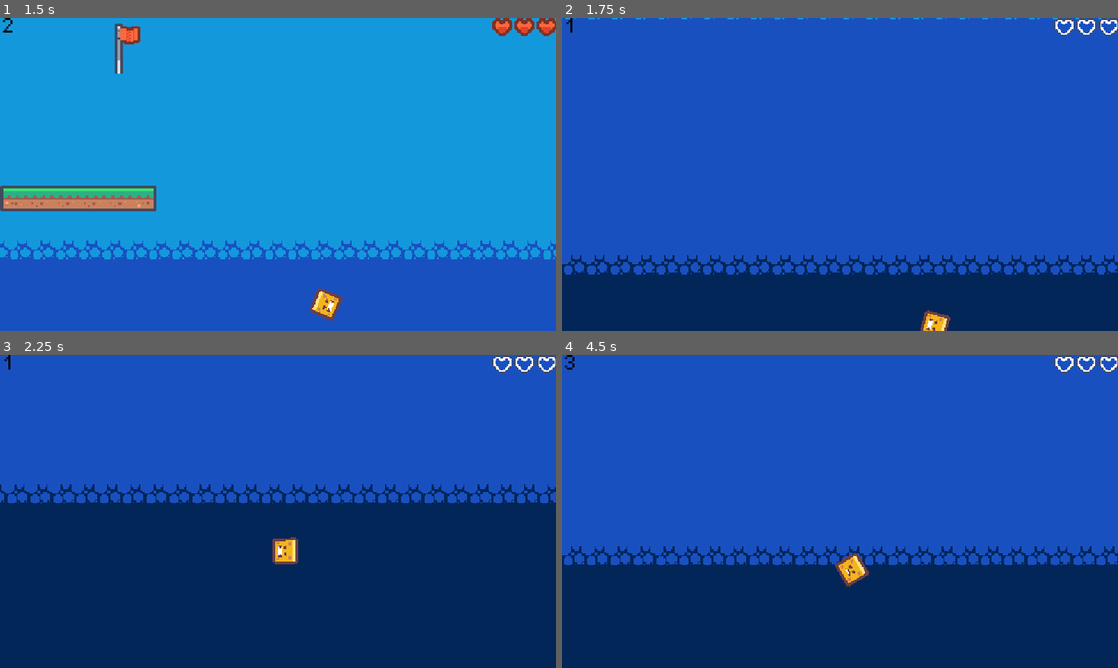
Above: before the commit, frames 1-4 (two rows, left to right).
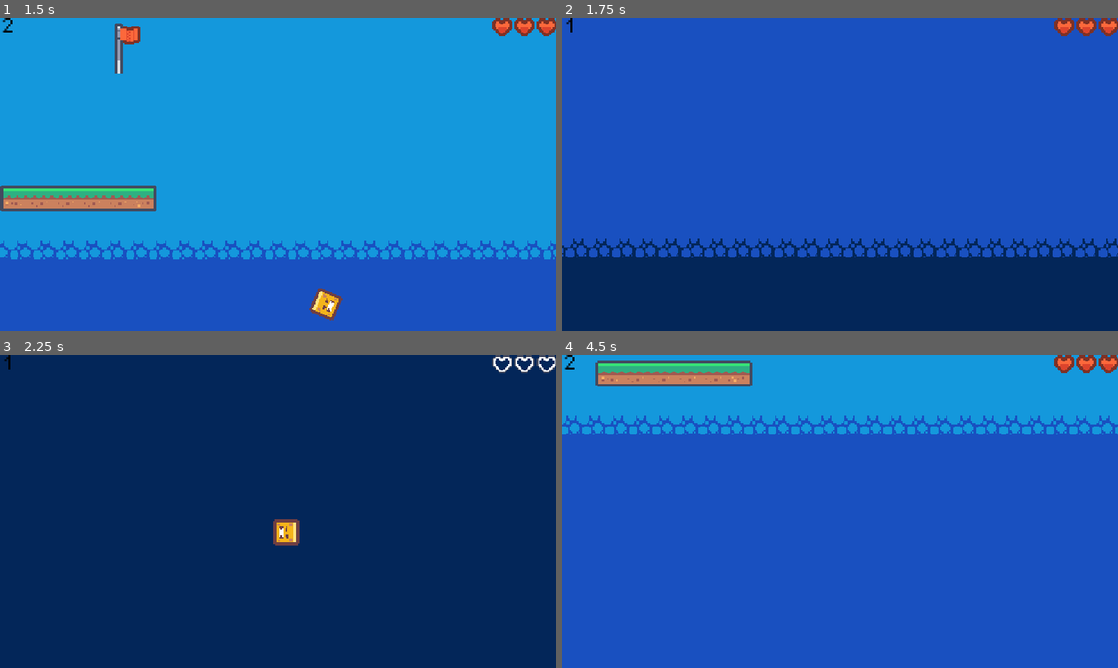
Above: after the commit, the same moments.

Repository: AadiCJ/dashGame
Game: Godot game, scene res://levels/level_4.tscn
Two runs of this game, one before a commit and one after it. Both use one fixed random seed, a clock stepped at 60 frames per second and the inputs below. This scene is started directly instead of the project's main scene.
Inputs:
- Up to frame 1 (1.5 s): hold Space (jump) 0.53-1.28 s; hold D (move_right) from 0.53 s (still down); tap Shift (dash) at 0.6 s; tap Space (jump) at 1.35 s
- Up to frame 2 (1.75 s): keep holding D (move_right); tap Space (jump) at 1.52 s; tap Shift (dash) at 1.55 s
- Up to frame 3 (2.25 s): tap Space (jump) at 1.82 s; release D (move_right) at 2.03 s; hold Left (move_left) from 2.03 s (still down); hold Space (jump) from 2.03 s (still down); tap Shift (dash) at 2.1 s
- Up to frame 4 (4.5 s): release Left (move_left) at 2.78 s; release Space (jump) at 2.78 s; hold D (move_right) 2.78-4.28 s; tap Shift (dash) at 2.85, 4.35 s; tap Space (jump) at 3.02, 3.32 s; hold Space (jump) 3.53-4.28 s; hold Left (move_left) from 4.28 s (still down)

Frame 1 is identical in both runs. In frame 2, 6.3% of the frame differs, in the area x 0-100%, y 0-100%; in frame 3, 46%; in frame 4, 58%.

Commit message:
Added android support
Supports android now, properly.
Added a few more sprites to make sure the hud lines up nicely.
Made some changes to said HUD.
Player code was minorly changed to make double jumping easier on mobile

Diff:
--- a/levels/level_4.tscn
+++ b/levels/level_4.tscn
@@ -72,4 +72,4 @@
 tile_set = ExtResource("4_dmnu2")
 
 [node name="WorldBoundary" parent="Basics" instance=ExtResource("5_sc6c1")]
-position = Vector2(24, 71)
+position = Vector2(63, 207)
--- a/project.godot
+++ b/project.godot
@@ -53,8 +53,7 @@
 }
 dash={
 "deadzone": 0.2,
-"events": [Object(InputEventMouseButton,"resource_local_to_scene":false,"resource_name":"","device":-1,"window_id":0,"alt_pressed":false,"shift_pressed":false,"ctrl_pressed":false,"meta_pressed":false,"button_mask":0,"position":Vector2(0, 0),"global_position":Vector2(0, 0),"factor":1.0,"button_index":1,"canceled":false,"pressed":false,"double_click":false,"script":null)
-, Object(InputEventKey,"resource_local_to_scene":false,"resource_name":"","device":-1,"window_id":0,"alt_pressed":false,"shift_pressed":false,"ctrl_pressed":false,"meta_pressed":false,"pressed":false,"keycode":0,"physical_keycode":4194325,"key_label":0,"unicode":0,"location":0,"echo":false,"script":null)
+"events": [Object(InputEventKey,"resource_local_to_scene":false,"resource_name":"","device":-1,"window_id":0,"alt_pressed":false,"shift_pressed":false,"ctrl_pressed":false,"meta_pressed":false,"pressed":false,"keycode":0,"physical_keycode":4194325,"key_label":0,"unicode":0,"location":0,"echo":false,"script":null)
 ]
 }
 move_down={
@@ -62,6 +61,10 @@
 "events": [Object(InputEventKey,"resource_local_to_scene":false,"resource_name":"","device":-1,"window_id":0,"alt_press …(192 unchanged characters)…
 , Object(InputEventKey,"resource_local_to_scene":false,"resource_name":"","device":-1,"window_id":0,"alt_pressed":false …(186 unchanged characters)…
 ]
+}
+jumpMobile={
+"deadzone": 0.2,
+"events": []
 }
 
 [layer_names]
@@ -74,6 +77,4 @@
 [rendering]
 
 textures/canvas_textures/default_texture_filter=0
-renderer/rendering_method="gl_compatibility"
-renderer/rendering_method.mobile="gl_compatibility"
 textures/vram_compression/import_etc2_astc=true
--- a/scenes/player.tscn
+++ b/scenes/player.tscn
@@ -100,6 +100,10 @@
 collision_mask = 8
 hit_from_inside = true
 
+[node name="JumpTimer" type="Timer" parent="."]
+wait_time = 0.75
+one_shot = true
+
 [connection signal="timeout" from="DashTimer" to="." method="_on_dash_timer_timeout"]
 [connection signal="timeout" from="DeathTimer" to="." method="_on_death_timer_timeout"]
 [connection signal="timeout" from="JumpBufferTimer" to="." method="_on_jump_buffer_timer_timeout"]
--- a/scripts/player.gd
+++ b/scripts/player.gd
@@ -22,6 +22,7 @@
 var jumpVelocity: float
 var fallGravity: float
 var doubleJumpVelocity: float
+var isMobile = false
 
 
 var actualSpeed := speed
@@ -66,6 +67,7 @@
 
 func _ready() -> void:
 	calcMovement()
+	isMobile = true if OS.has_feature("mobile") else false
 	SignalBus.dashPickedUp.connect(_on_dash_picked_up)
 	SignalBus.died.connect(_on_died)
 	SignalBus.dashStarted.connect(_on_started_dash)
@@ -146,17 +148,22 @@
 
 
 		# Handle jump.
-		if Input.is_action_just_pressed("jump"):
+		if Input.is_action_just_pressed("jump") and not isMobile:
 			if canJump or is_on_wall():
 				jump(false)
 			elif not is_on_floor():
 				jumpBuffer = true
 				$JumpBufferTimer.start()
 
+		if Input.is_action_just_pressed("jumpMobile") and isMobile:
+			if canJump or is_on_wall():
+				jump(false)
+				$JumpTimer.start()
+			elif not is_on_floor():
+				jumpBuffer = true
 
 		#TODO: make dashes work on double pressed of inputs
 		if Input.is_action_just_pressed("dash"):
-			print_debug("tried dash")
 			dash(direction)
 
 
@@ -167,7 +174,11 @@
 				health -= 1
 
 	elif mStyle == movementStyles.CLIMB:
-		direction = Input.get_axis("jump", "move_down")
+		if isMobile:
+			direction = Input.get_axis("jumpMobile", "move_down")
+		else:
+			direction = Input.get_axis("jump", "move_down")
+
 		#climbing movement
 		if direction:
 			velocity.y = direction * speed
@@ -198,9 +209,12 @@
 	$JumpAudio.play()
 
 func canDoubleJump():
-	return Input.is_action_pressed("jump") and Input.is_action_just_pressed("dash") and not doubleJumped and dashes > 0 and not hasDied
-
-
+	var jumpPressed = false
+	if not isMobile:
+		jumpPressed = Input.is_action_pressed("jump")
+	else:
+		jumpPressed = Input.is_action_pressed("jumpMobile") or not $JumpTimer.is_stopped()
+	return jumpPressed and Input.is_action_just_pressed("dash") and not doubleJumped and dashes > 0 and not hasDied
 
 func _on_dash_timer_timeout() -> void:
 	actualSpeed = speed
--- a/ui/hud.tscn
+++ b/ui/hud.tscn
@@ -13,11 +13,15 @@
 
 [sub_resource type="AtlasTexture" id="AtlasTexture_en2x2"]
 atlas = ExtResource("2_276te")
-region = Rect2(0, 0, 16, 16)
+region = Rect2(51, 0, 16, 16)
 
 [sub_resource type="AtlasTexture" id="AtlasTexture_1v5rv"]
 atlas = ExtResource("2_276te")
-region = Rect2(35, 0, 16, 16)
+region = Rect2(34, 0, 16, 16)
+
+[sub_resource type="AtlasTexture" id="AtlasTexture_276te"]
+atlas = ExtResource("2_276te")
+region = Rect2(68, 0, 16, 16)
 
 [node name="HUD" type="CanvasLayer"]
 script = ExtResource("1_ahhtf")
@@ -42,22 +46,28 @@
 [node name="MobileControler" type="CanvasLayer" parent="."]
 
 [node name="LeftButton" type="TouchScreenButton" parent="."]
-position = Vector2(60, 537)
+position = Vector2(64, 536)
 scale = Vector2(5, 5)
 texture_normal = SubResource("AtlasTexture_546lt")
 action = "move_left"
 visibility_mode = 1
 
 [node name="UpButton" type="TouchScreenButton" parent="."]
-position = Vector2(158, 448)
+position = Vector2(164, 455)
 scale = Vector2(5, 5)
 texture_normal = SubResource("AtlasTexture_7ihmi")
-action = "jump"
+action = "jumpMobile"
+visibility_mode = 1
+
+[node name="UpButton2" type="TouchScreenButton" parent="."]
+position = Vector2(1028, 424)
+scale = Vector2(5, 5)
+texture_normal = SubResource("AtlasTexture_7ihmi")
+action = "jumpMobile"
 visibility_mode = 1
 
 [node name="RightButton" type="TouchScreenButton" parent="."]
-position = Vector2(330, 620)
-rotation = -3.14159
+position = Vector2(256, 536)
 scale = Vector2(5, 5)
 texture_normal = SubResource("AtlasTexture_en2x2")
 action = "move_right"
@@ -69,3 +79,10 @@
 texture_normal = SubResource("AtlasTexture_1v5rv")
 action = "dash"
 visibility_mode = 1
+
+[node name="DownButton" type="TouchScreenButton" parent="."]
+position = Vector2(160, 544)
+scale = Vector2(5, 5)
+texture_normal = SubResource("AtlasTexture_276te")
+action = "move_down"
+visibility_mode = 1
Binary file changed: assets/sprites/ui/arrow_keys.png
Not shown: 1 places in ui/hud.tscn that only renumber resources
Not shown, added: export/Dash Game Vulkan.apk
Not shown, added: export/Dash Game Vulkan.apk.idsig
Not shown, added: export/Dash Game.apk
Not shown, added: export/Dash Game.apk.idsig
